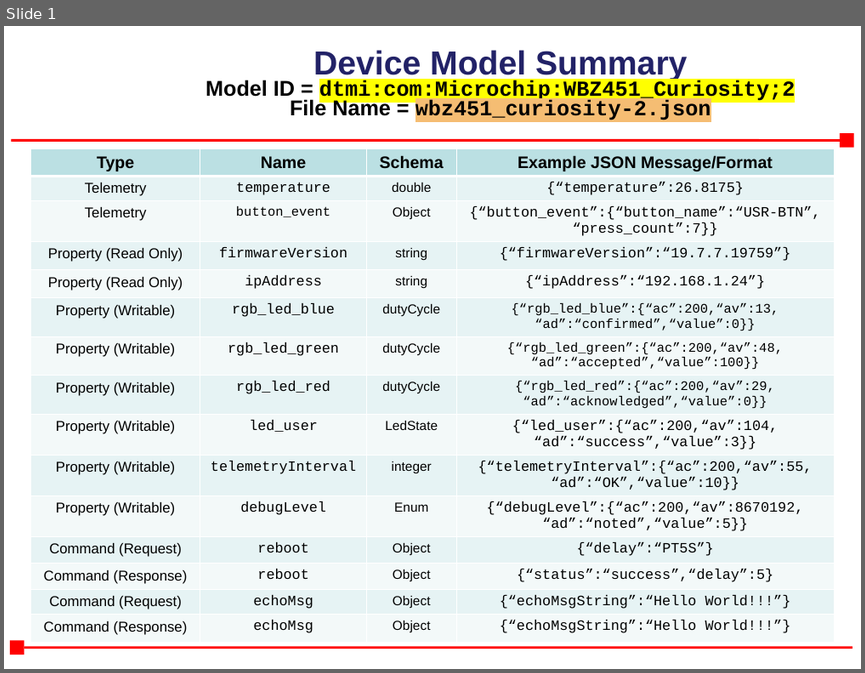
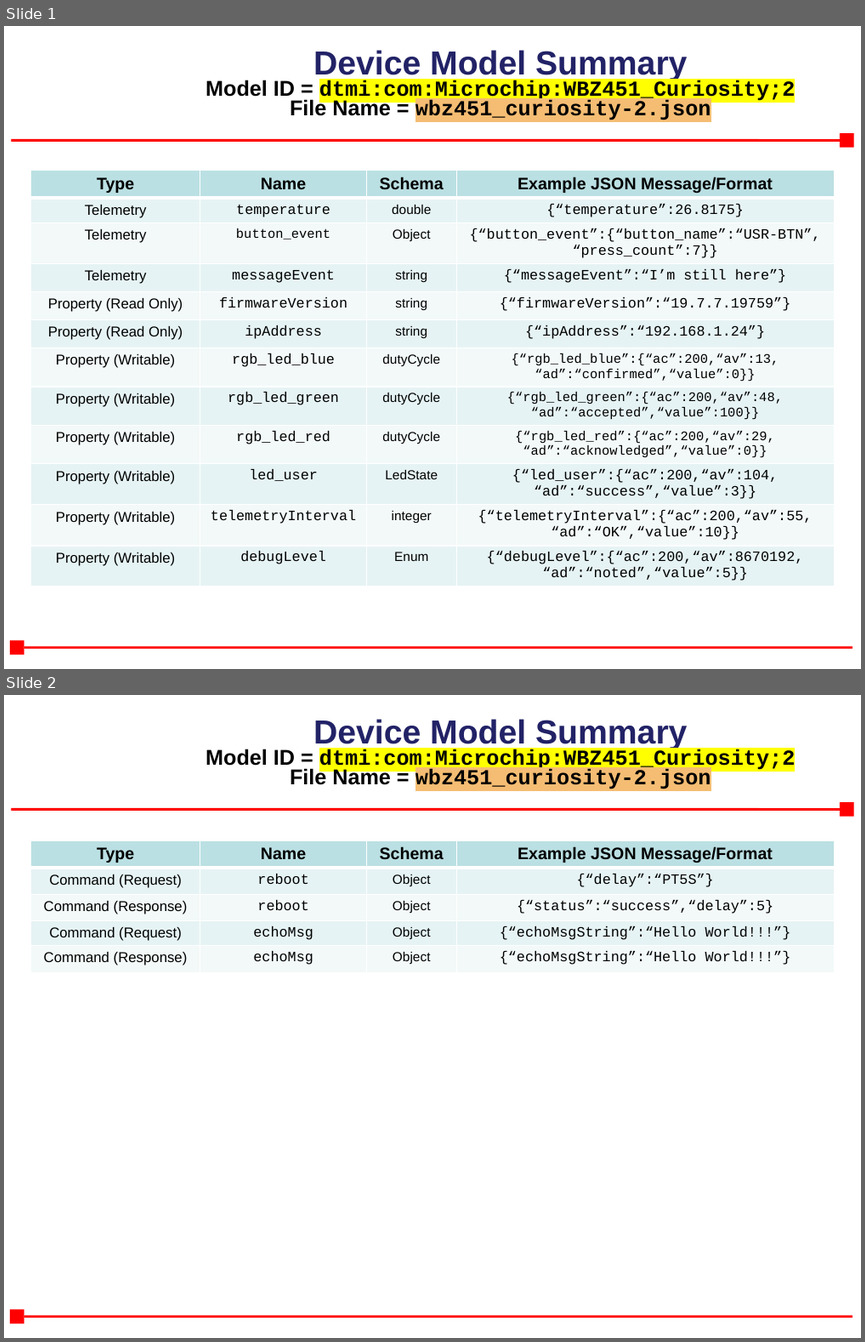
Before and after one commit to MicrochipTech/AzureDemo_WBZ451, a slide deck: device_model/wbz451_curiosity-2.pptx. Shown one above the other, each under a label of ours: slide 1 before the commit, slides 1 and 2 after it. The pictures are 865x673 and 865x1342 pixels, drawn with LibreOffice and Linux fonts; fonts in the diff are those of the drawing; background and template pictures are left out. Boxes give left, top, right and bottom in pixels: in the first picture for what was removed or moved away, otherwise in the second. Text is boxed around its words. In the diff, an @@ line names an element or a change of style, - is before the commit and + after.

```diff
--- a/device_model/wbz451_curiosity-2.pptx
+++ b/device_model/wbz451_curiosity-2.pptx
@@ slide 2 added at bbox=[4, 695, 861, 1338], background #FFFFFF; not listed: 4 template elements that a slide beside it also shows @@
@@ title added at bbox=[205, 719, 794, 792], 18 pt, text #000000, bold @@
+Device Model Summary
+Model ID = dtmi:com:Microchip:WBZ451_Curiosity;2
+File Name = wbz451_curiosity-2.json
@@ table added at bbox=[30, 840, 834, 975], 5 rows, 4 columns @@
+Type | Name | Schema | Example JSON Message/Format
+Command (Request) | reboot | Object | {“delay”:“PT5S”}
+Command (Response) | reboot | Object | {“status”:“success”,“delay”:5}
+Command (Request) | echoMsg | Object | {“echoMsgString”:“Hello World!!!”}
+Command (Response) | echoMsg | Object | {“echoMsgString”:“Hello World!!!”}
@@ slide 1 changed as well @@
@@ table at bbox=[30, 170, 834, 601] @@
+row 4: Telemetry | messageEvent | string | {“messageEvent”:“I’m still here”}
-row 12: Command (Request) | reboot | Object | {“delay”:“PT5S”}
-row 13: Command (Response) | reboot | Object | {“status”:“success”,“delay”:5}
-row 14: Command (Request) | echoMsg | Object | {“echoMsgString”:“Hello World!!!”}
-row 15: Command (Response) | echoMsg | Object | {“echoMsgString”:“Hello World!!!”}
@@ table: place and size @@
-table at bbox=[30, 148, 834, 657]
+table at bbox=[30, 170, 834, 601]
```
Also in this commit, not shown: 6 other files.
